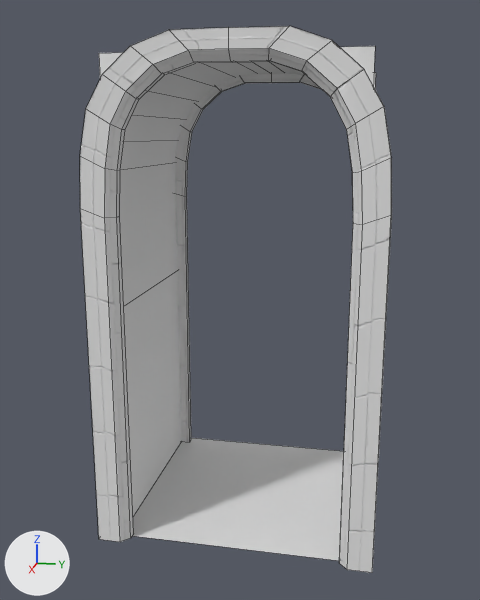
A saved change to the FBX model SD_Fbx/SD_DoorwaySingle_1.fbx.
One viewpoint serves both versions: a camera (50 mm lens) standing at (2.95, 0.52, 1.7) and looking at (0.04, -0.06, 0.97). Every picture has the same lights, and +X, +Y and +Z are marked at lower left. Mesh edges are drawn as thin lines.

In view in the first picture: 'SD_DoorwaySingle_1'.
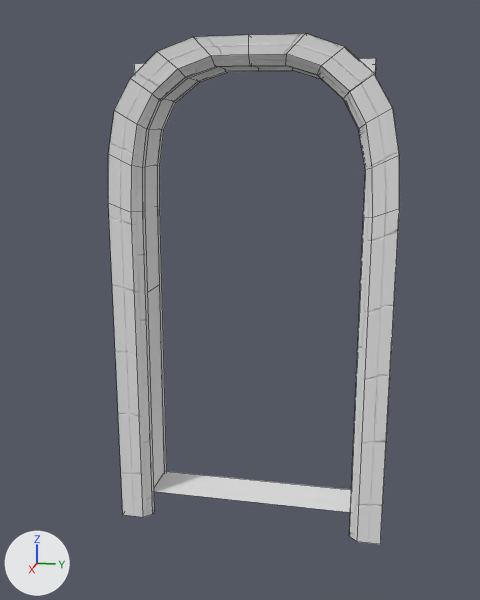
Location of each change, [x1, y1, x2, y2] in pixels of the pictures (480 x 600 px; the box of a moved part takes in the faces that stretch with it):
'SD_DoorwaySingle_1', reshaped (6% narrower, 7% shorter): before [80, 26, 392, 573]; after [108, 33, 400, 544]
part 1 of me_cube_006, moved or reshaped: before [80, 26, 392, 573]; after [108, 33, 400, 544]
part 2 of me_cube_006, moved or reshaped: before [175, 73, 321, 442]; after [156, 68, 341, 473]
part 3 of me_cube_006, moved or reshaped: before [99, 52, 123, 78]; after [134, 63, 145, 74]
part 4 of me_cube_006, moved or reshaped: before [340, 46, 375, 85]; after [359, 58, 376, 74]
part 5 of me_cube_006, rebuilt: before [120, 61, 344, 561]; after [145, 66, 351, 512]

What the commit changed:
me_cube_006 is used by ob_sd_doorwaysingle_1; location (0.0, 0.0, 0.0).
me_cube_006 had 204 vertices, 163 faces and spanned x -0.51..0.55, y -0.58..0.58, z 0.0..2.07.
me_cube_006 now has 196 vertices, 159 faces and spans x -0.13..0.18, y -0.62..0.62, z -0.11..2.09.
me_cube_006 part 1: the loose piece of 75 vertices spanning x 0.49..0.55, y -0.58..0.58, z 0.0..2.07 is scaled about its middle by (1, 1.07, 1.07), then moved by (-0.38, 0.0, -0.04).
me_cube_006 part 2: the loose piece of 75 vertices spanning x -0.51..-0.44, y -0.58..0.58, z 0.0..2.07 is scaled about its middle by (1, 1.07, 1.07), then moved by (0.37, 0.0, -0.04).
me_cube_006 part 3: the loose piece of 4 vertices spanning x 0.5, y -0.5..-0.35, z 1.81..2.0 is moved by (-0.38, 0.0, 0.0).
me_cube_006 part 4: the loose piece of 4 vertices spanning x 0.5, y 0.32..0.5, z 1.81..2.0 is moved by (-0.38, 0.0, 0.0).
me_cube_006 part 5: the loose piece of 38 vertices spanning x -0.5..0.5, y -0.5..0.5, z 0.0..2.0 is rebuilt with 30 vertices and now spans x -0.09..0.12, y -0.49..0.49, z 0.0..1.99.
